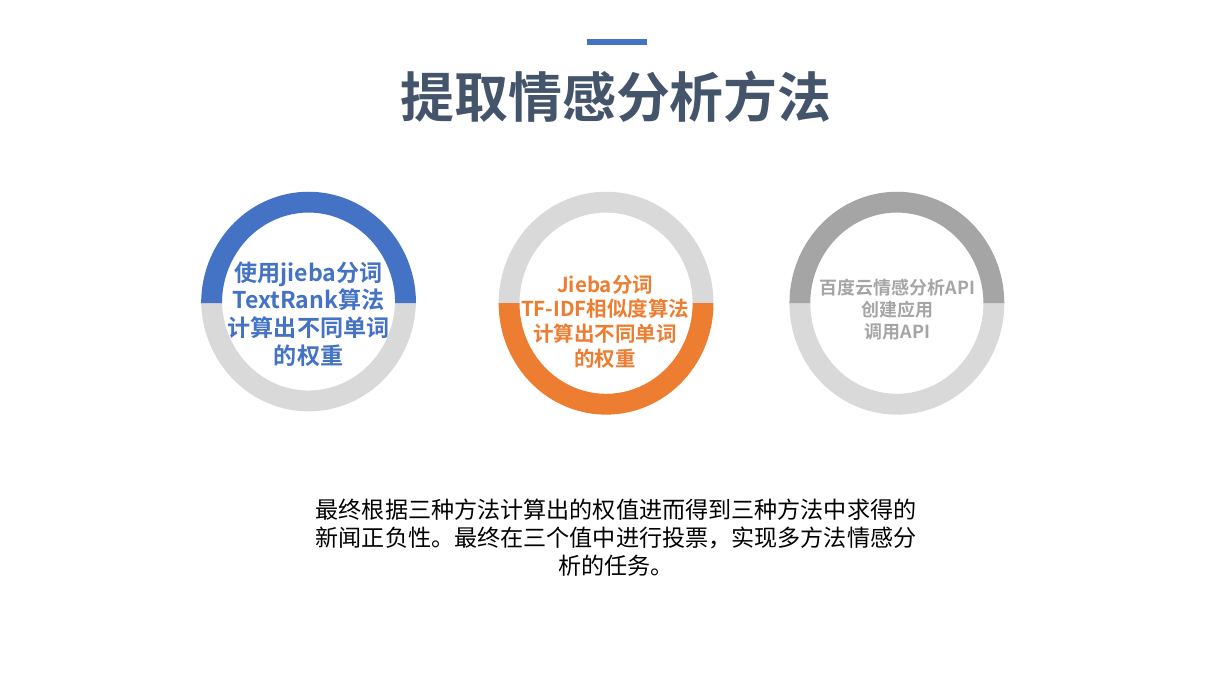
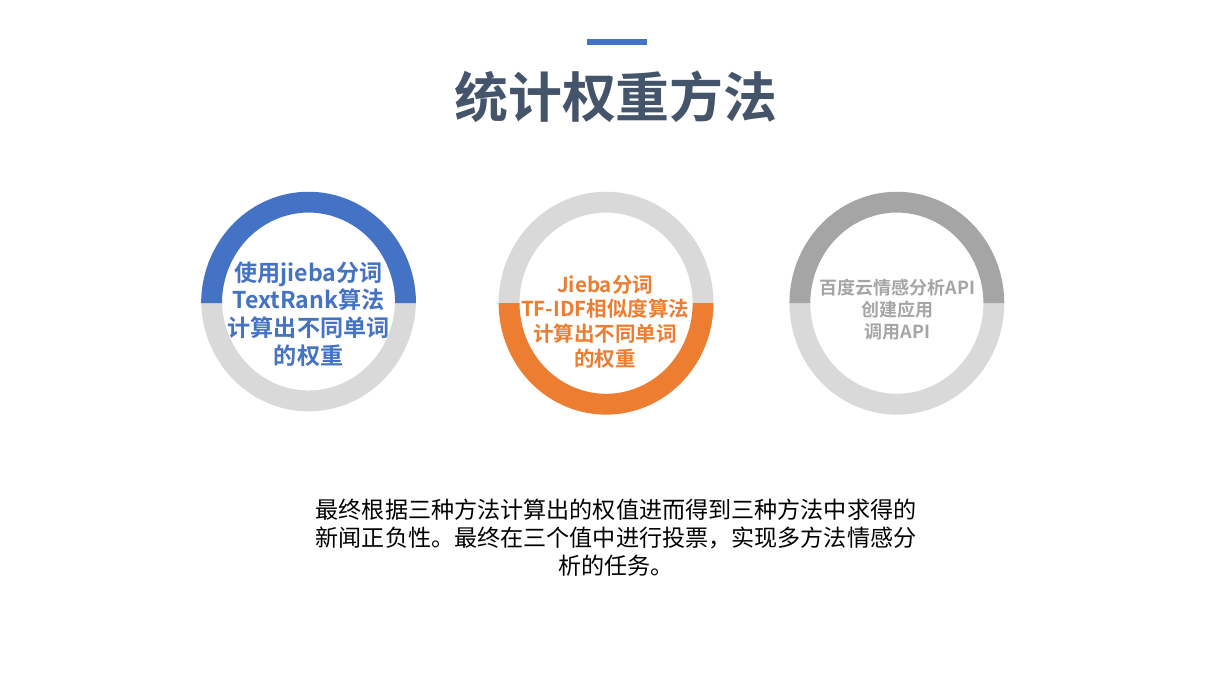
Before and after one commit to Ice-Jeffrey/Museum_News_Collection, a slide deck: slide 18 of 博物馆新闻采集分析子系统.pptx (slide 15 before the commit). Drawn at 1232x693 pixels with LibreOffice and Linux fonts; fonts in the diff are those of the drawing. Boxes give left, top, right and bottom in pixels: in the first picture for what was removed or moved away, otherwise in the second. Text is boxed around its words. In the diff, an @@ line names an element or a change of style, - is before the commit and + after.

```diff
--- a/博物馆新闻采集分析子系统.pptx
+++ b/博物馆新闻采集分析子系统.pptx
@@ text at [454, 70, 777, 122]: text changed @@
-提取情感分析方法
+统计权重方法
```
Also in this commit, not shown: 1 other slide changed, 4 slides added, 1 other file.
